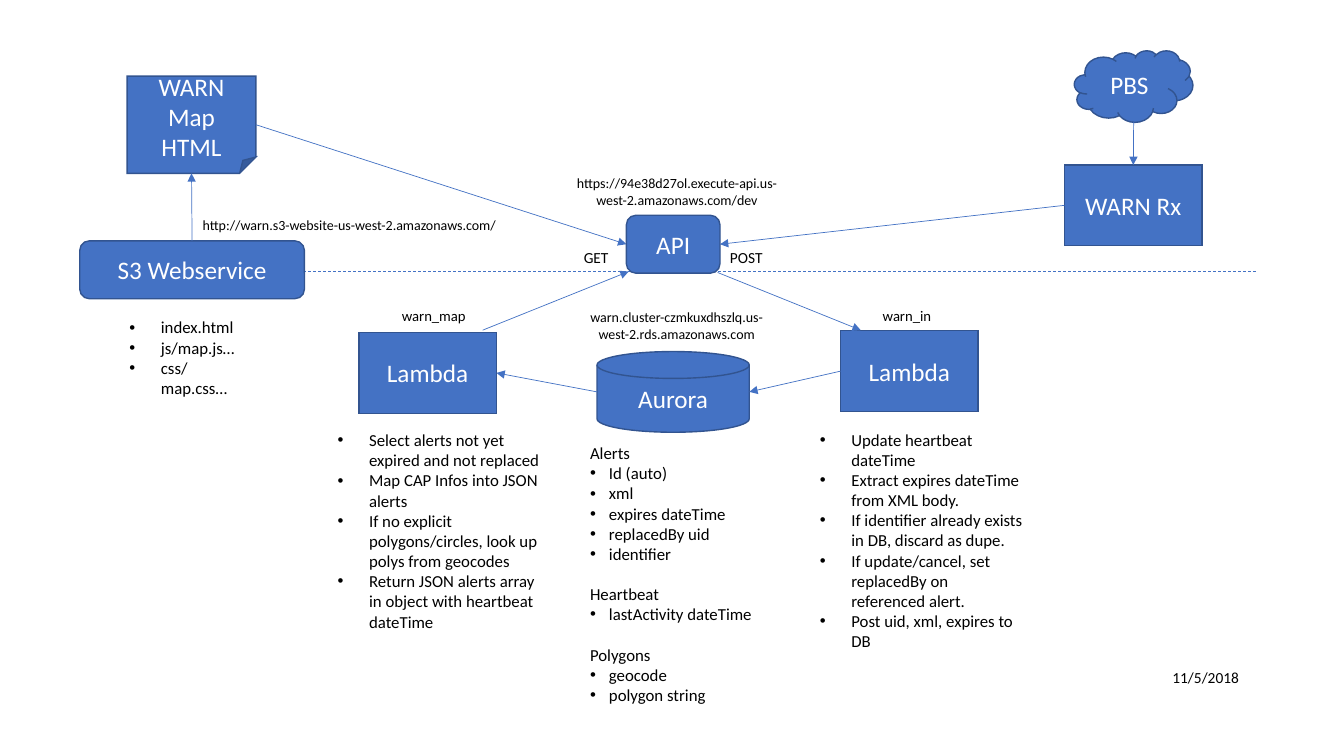
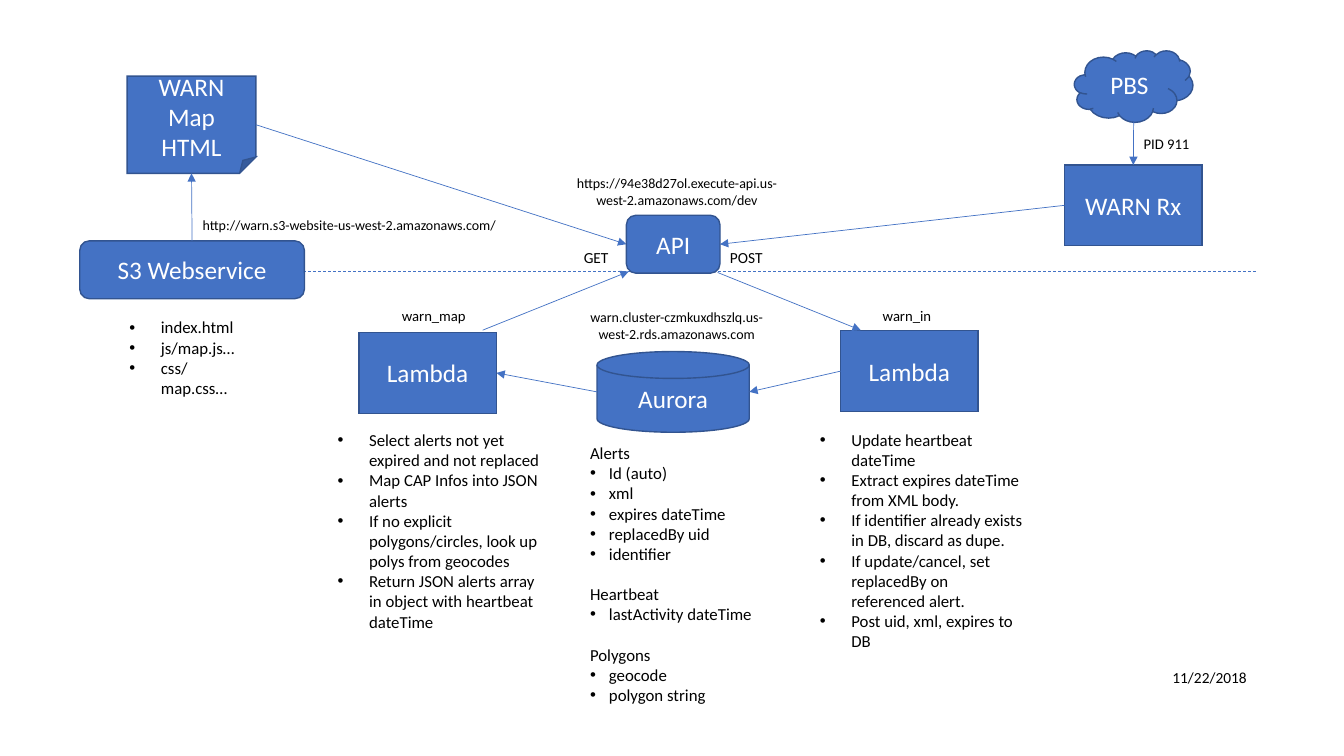
Before and after one commit to tariksetia/pbswarn, a slide deck: slide 1 of nextGen/nextGen.pptx. Drawn at 1344x756 pixels with LibreOffice and Linux fonts; fonts in the diff are those of the drawing. Boxes give left, top, right and bottom in pixels: in the first picture for what was removed or moved away, otherwise in the second. Text is boxed around its words. In the diff, an @@ line names an element or a change of style, - is before the commit and + after.

```diff
--- a/nextGen/nextGen.pptx
+++ b/nextGen/nextGen.pptx
@@ text added at (1144, 139, 1189, 149), 10.5 pt, text #000000 @@
+PID 911
@@ text at (1172, 672, 1246, 684): text changed @@
-11/5/2018
+11/22/2018
```
Also in this commit, not shown: 1 other file.
